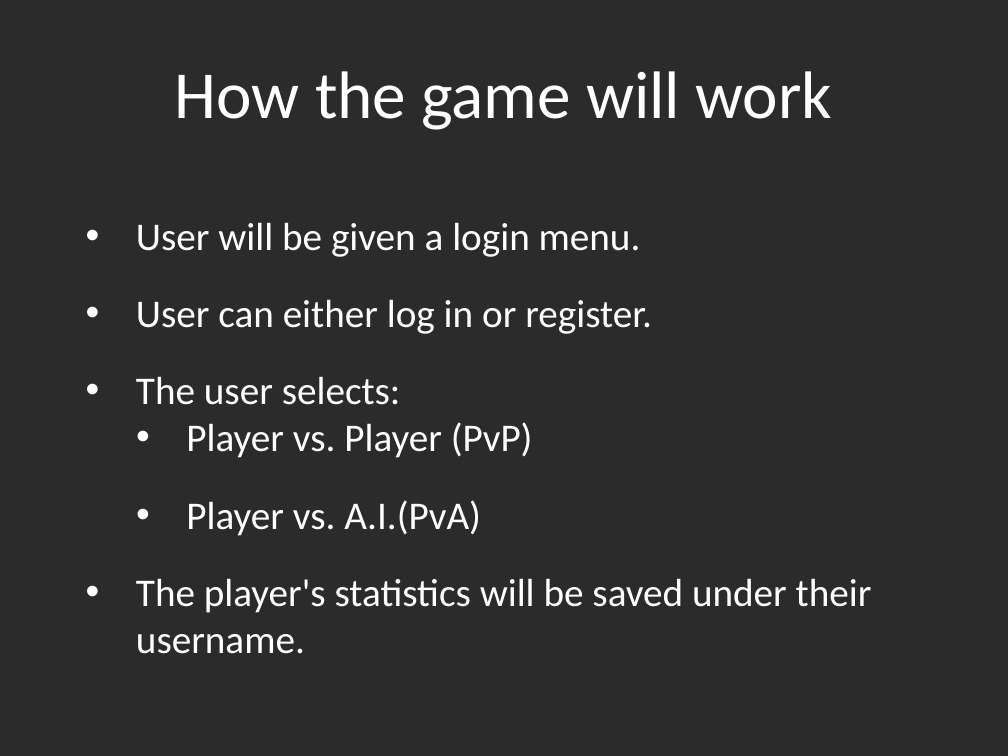
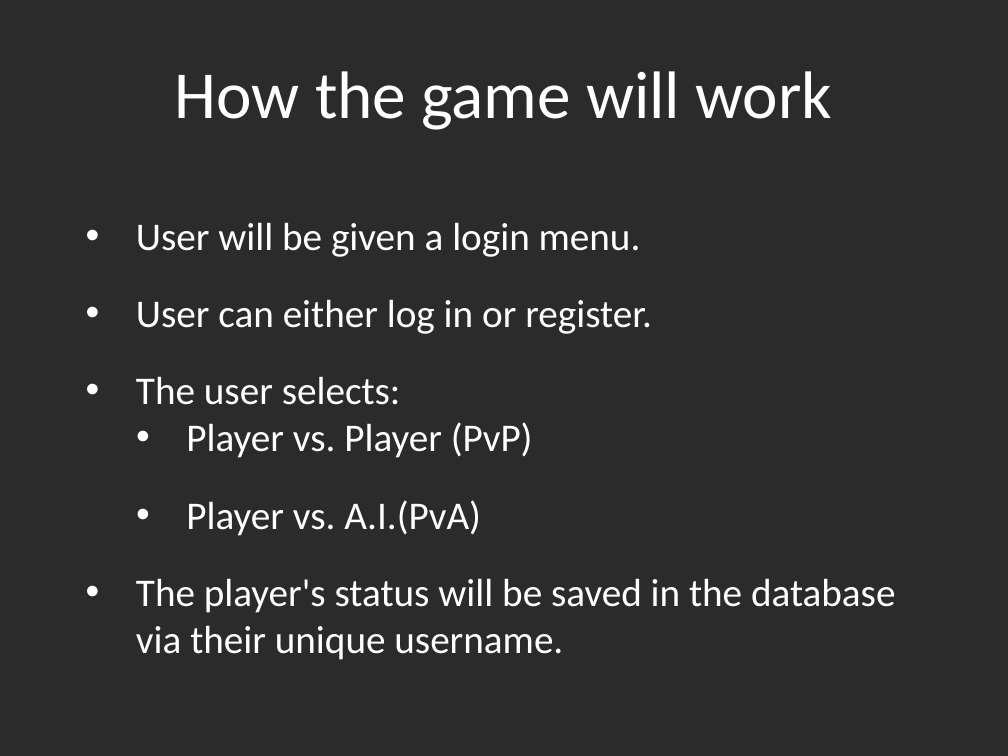
Before and after one commit to Amatarasu/A-Team, a slide deck: slide 4 of Power Point Presentation.pptx. Drawn at 1008x756 pixels with LibreOffice and Linux fonts; fonts in the diff are those of the drawing; background and template pictures are left out; a plain dark background stands for a picture behind light text. Boxes give left, top, right and bottom in pixels: in the first picture for what was removed or moved away, otherwise in the second. Text is boxed around its words. In the diff, an @@ line names an element or a change of style, - is before the commit and + after.

```diff
--- a/Power Point Presentation.pptx
+++ b/Power Point Presentation.pptx
@@ text at box(136, 578, 895, 660): text changed @@
-• The player's statistics will be saved under their username.
+• The player's status will be saved in the database via their unique username.
```
Also in this commit, not shown: 2 other slides changed.
